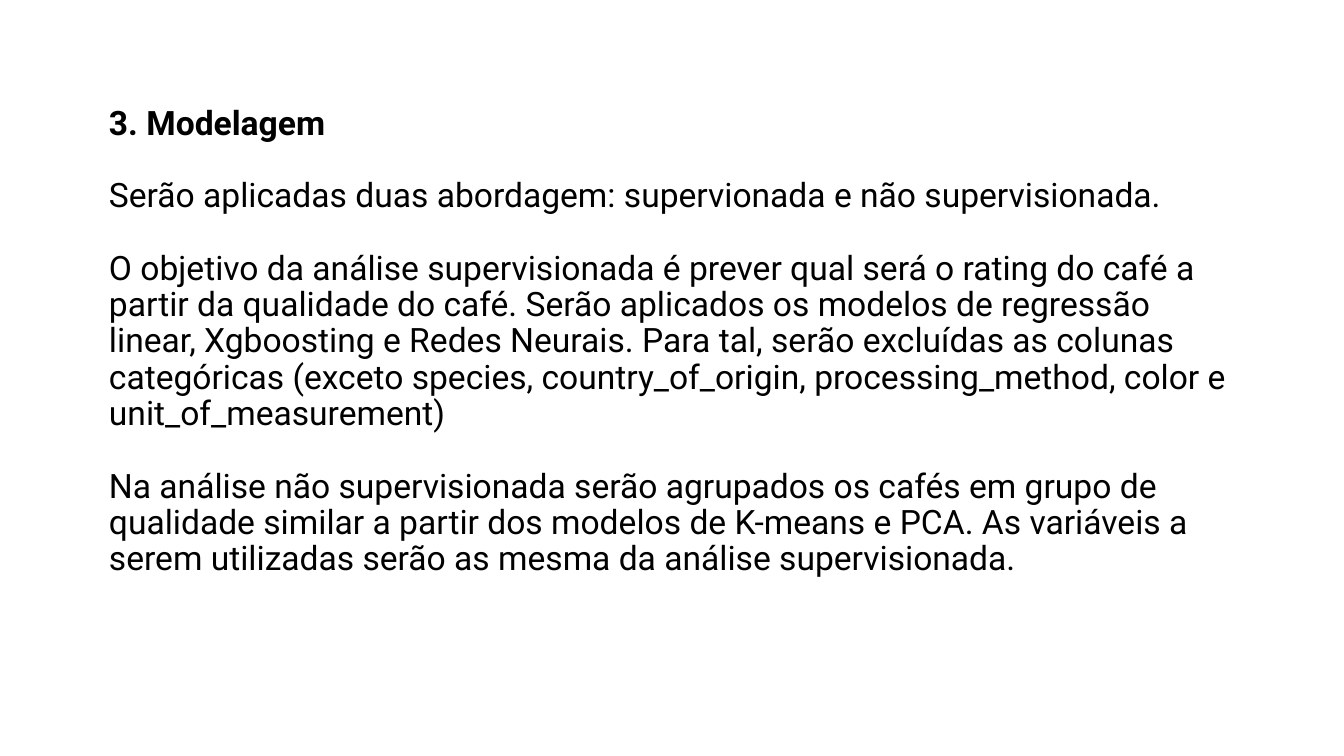
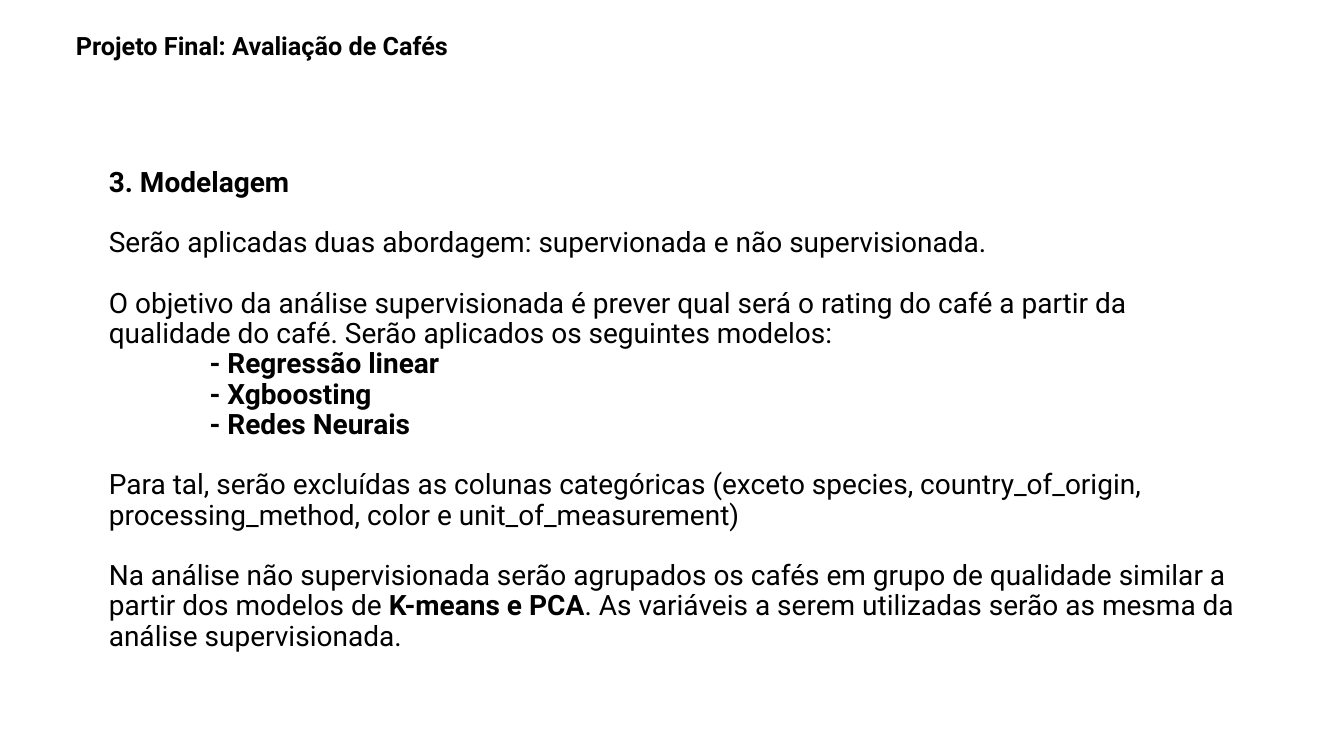
Before and after one commit to mconjaud/TrabalhoFinalAEM2, a slide deck: slide 3 of ProjetoFinal_Avaliacao_de_Cafes.pptx. Drawn at 1344x756 pixels with LibreOffice and Linux fonts; fonts in the diff are those of the drawing; background and template pictures are left out. Boxes give left, top, right and bottom in pixels: in the first picture for what was removed or moved away, otherwise in the second. Text is boxed around its words. In the diff, an @@ line names an element or a change of style, - is before the commit and + after.

```diff
--- a/ProjetoFinal_Avaliacao_de_Cafes.pptx
+++ b/ProjetoFinal_Avaliacao_de_Cafes.pptx
@@ text added at [76, 36, 448, 61], 18 pt, text #000000, bold @@
+Projeto Final: Avaliação de Cafés
@@ title at [109, 171, 1234, 652]: text changed; size 24 to 20 pt @@
-3. Modelagem
-Serão aplicadas duas abordagem: supervionada e não supervisionada.
-O objetivo da análise supervisionada é prever qual será o rating do café a partir da qualidade do café. Serão aplicados os modelos de regressão linear, Xgboosting e Redes Neurais. Para tal, serão excluídas as colunas categóricas (exceto species, country_of_origin, processing_method, color e unit_of_measurement)
-Na análise não supervisionada serão agrupados os cafés em grupo de qualidade similar a partir dos modelos de K-means e PCA. As variáveis a serem utilizadas serão as mesma da análise supervisionada.
+3. Modelagem
+Serão aplicadas duas abordagem: supervionada e não supervisionada.
+O objetivo da análise supervisionada é prever qual será o rating do café a partir da qualidade do café. Serão aplicados os seguintes modelos:
+- Regressão linear
+- Xgboosting
+- Redes Neurais
+Para tal, serão excluídas as colunas categóricas (exceto species, country_of_origin, processing_method, color e unit_of_measurement)
+Na análise não supervisionada serão agrupados os cafés em grupo de qualidade similar a partir dos modelos de K-means e PCA. As variáveis a serem utilizadas serão as mesma da análise supervisionada.
```
Also in this commit, not shown: 5 other slides changed.
